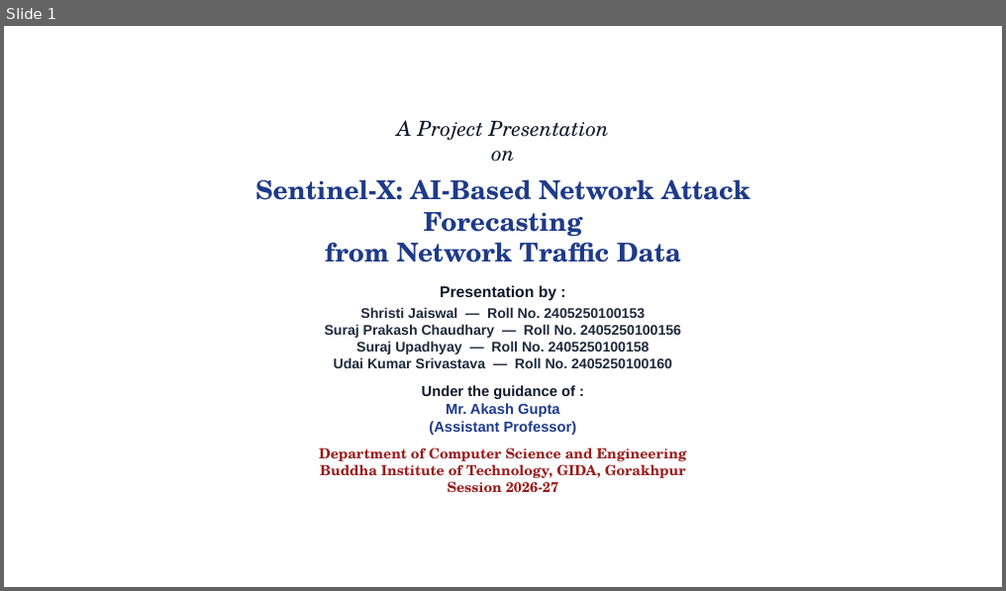
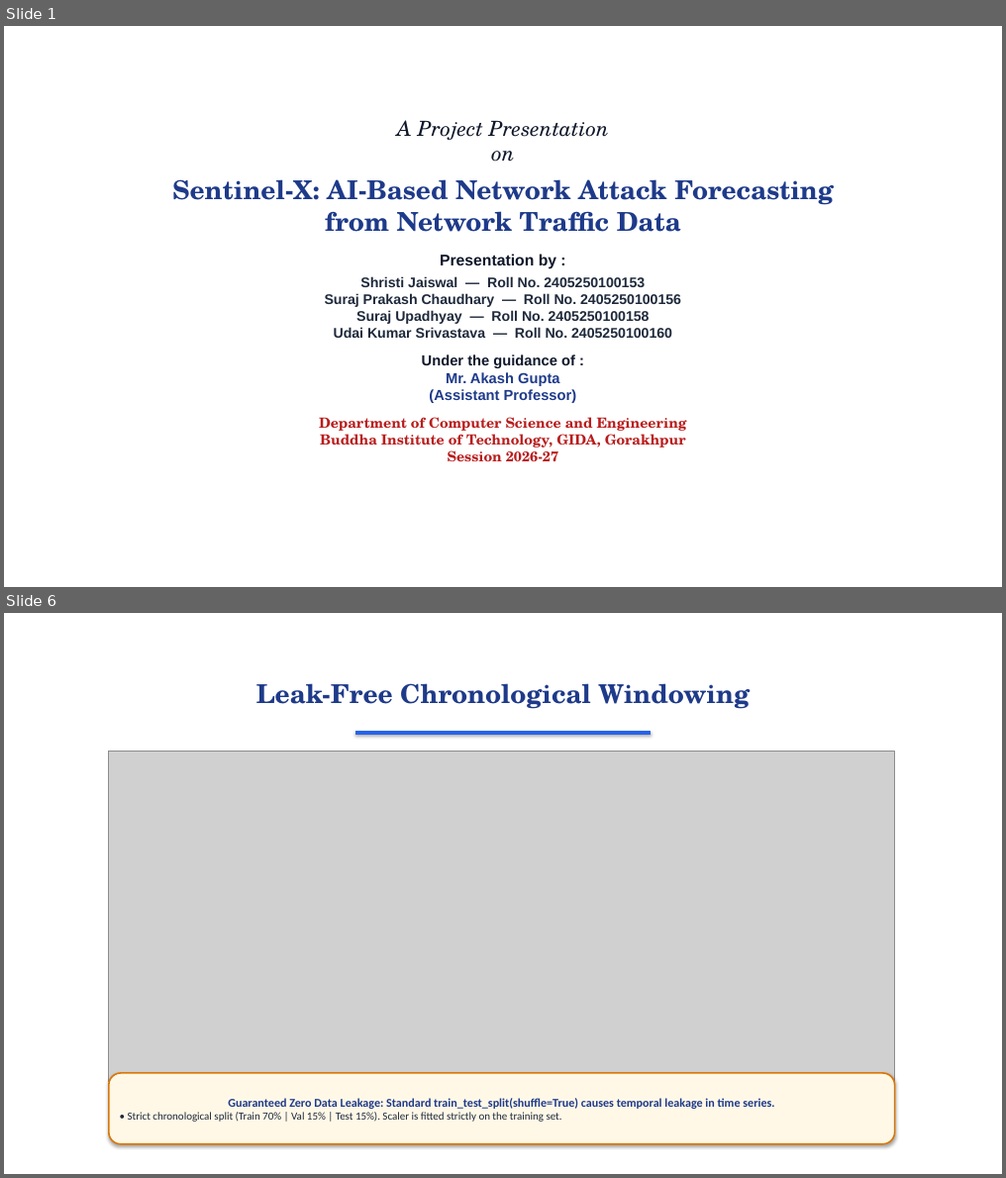
Before and after one commit to surajbuilds53/sentinel-x, a slide deck: Sentinel-X_Presentation.pptx. Shown one above the other, each under a label of ours: slide 1 before the commit, slides 1 and 6 after it; the slides between them are not shown. The pictures are 1006x591 and 1006x1178 pixels, drawn with LibreOffice and Linux fonts; fonts in the diff are those of the drawing; grey boxes stand for pictures; background and template pictures are left out. Boxes give left, top, right and bottom in pixels: in the first picture for what was removed or moved away, otherwise in the second. Text is boxed around its words. In the diff, an @@ line names an element or a change of style, - is before the commit and + after.

```diff
--- a/Sentinel-X_Presentation.pptx
+++ b/Sentinel-X_Presentation.pptx
@@ slide 6 added at <box>4,613,1002,1174</box>, background picture (left out) @@
@@ text added at <box>256,683,749,709</box>, 25 pt, text #1E3A8A, bold @@
+Leak-Free Chronological Windowing
@@ rectangle added at <box>355,731,650,735</box>, fill #2563EB, outline #2563EB 0.75 pt @@
@@ picture added at <box>109,752,895,1081</box> @@
@@ rounded rectangle added at <box>109,1073,895,1145</box>, fill #FFF8E7, outline #D97706 1.5 pt, 11.5 pt, text #1E3A8A, bold @@
+Guaranteed Zero Data Leakage: Standard train_test_split(shuffle=True) causes temporal leakage in time series.
+• Strict chronological split (Train 70% | Val 15% | Test 15%). Scaler is fitted strictly on the training set.
@@ slide 1 changed as well @@
@@ text "A Project Presentation on": place and size @@
-text "A Project Presentation on" at <box>255,120,750,492</box>
+text "A Project Presentation on" at <box>172,120,834,462</box>
@@ text at <box>319,417,687,462</box>: text colour #991B1B to #B91C1C in "Department of Computer Science and Engineering Buddha ..." @@
```
Also in this commit, not shown: 1 other slide changed, 11 other slides added, 16 slides removed, 11 other files.
